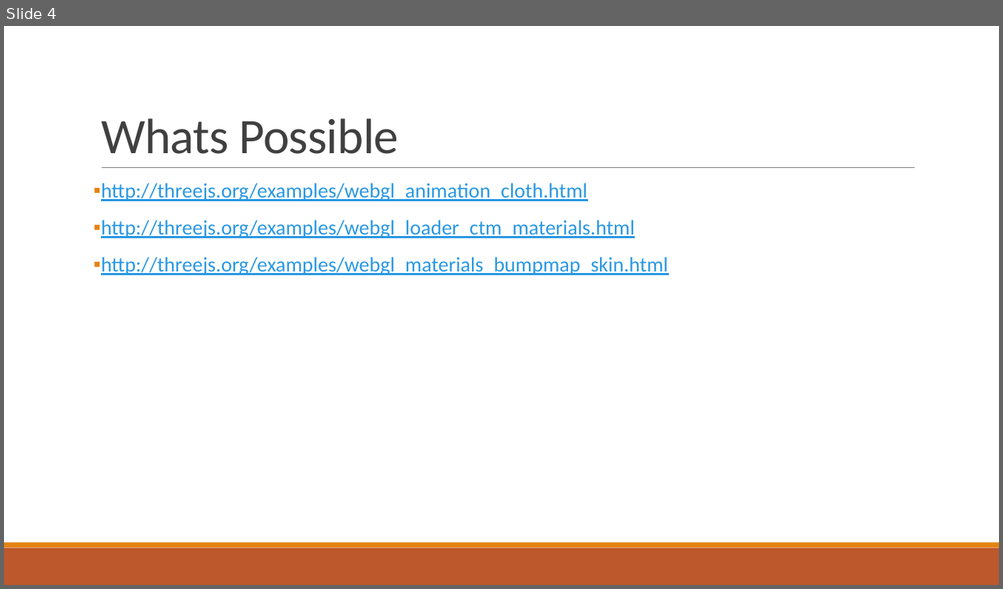
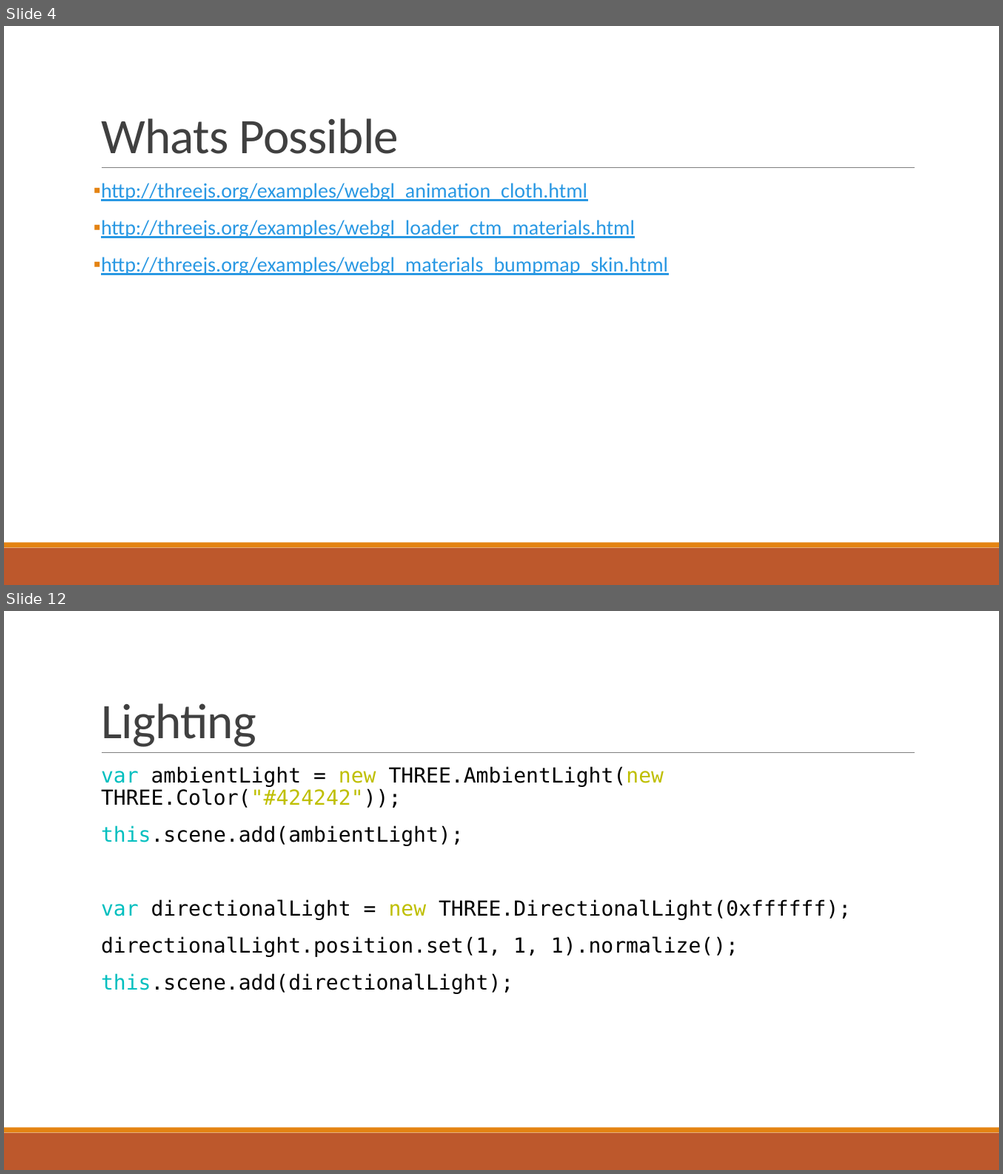
Before and after one commit to nburana/html5demo, a slide deck: notes/demo.pptx. Shown one above the other, each under a label of ours: slide 4 before the commit, slides 4 and 12 after it; the slides between them are not shown. The pictures are 1003x589 and 1003x1174 pixels, drawn with LibreOffice and Linux fonts; fonts in the diff are those of the drawing. Boxes give left, top, right and bottom in pixels: in the first picture for what was removed or moved away, otherwise in the second. Text is boxed around its words. In the diff, an @@ line names an element or a change of style, - is before the commit and + after.

```diff
--- a/notes/demo.pptx
+++ b/notes/demo.pptx
@@ slide 12 added at <box>4,611,999,1170</box>, background #FFFFFF; not listed: 3 template elements that a slide beside it also shows @@
@@ title added at <box>101,703,256,747</box>, 48 pt, text #404040 @@
+Lighting
@@ text added at <box>101,766,851,994</box>, 20 pt, text #000000 @@
+  var ambientLight = new THREE.AmbientLight(new THREE.Color("#424242"));
+  this.scene.add(ambientLight);
+  var directionalLight = new THREE.DirectionalLight(0xffffff);
+  directionalLight.position.set(1, 1, 1).normalize();
+  this.scene.add(directionalLight);
```
Also in this commit, not shown: 10 other slides added, 3 slides removed, 3 other files.
